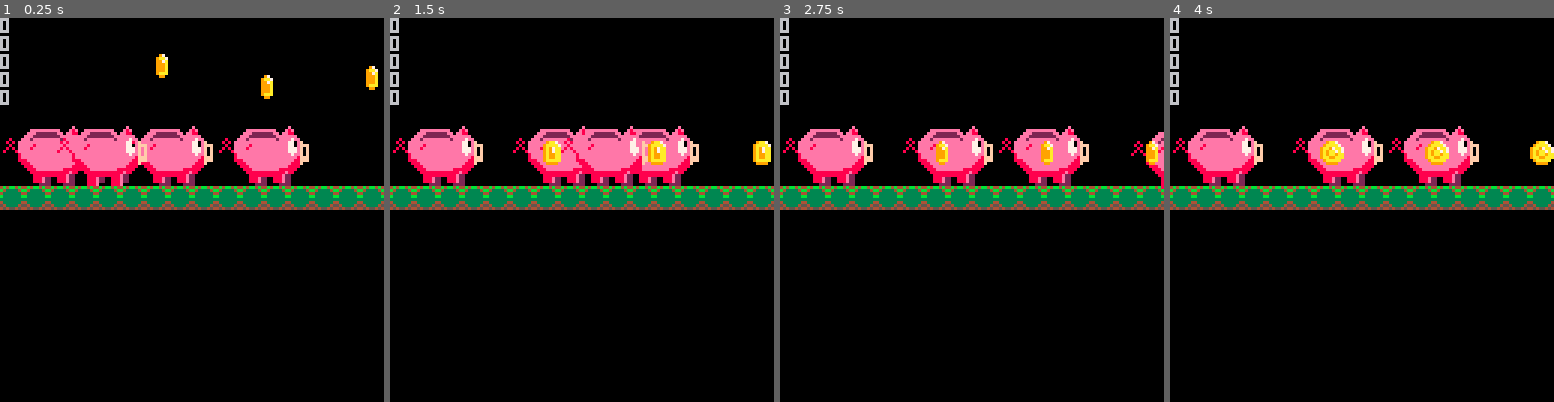
Above: before the commit, frames 1-4 (left to right).
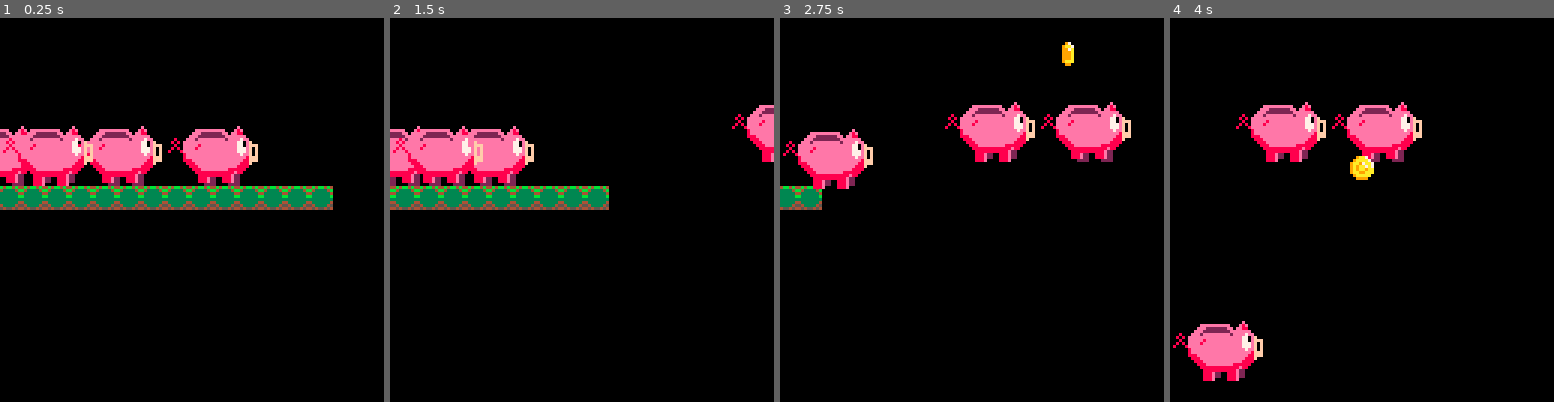
Above: after the commit, the same moments.

Repository: Houzvicka/ld44
Game: PICO-8 cartridge piggy.p8
Same seed, same stepped clock (60 frames per second), same inputs: the game is played once before the commit and once after it.
Inputs:
- Up to frame 1 (0.25 s): no input
- Up to frame 2 (1.5 s): no input
- Up to frame 3 (2.75 s): hold Right 1.6-2.1 s; hold Up 2.15-2.42 s; hold Right from 2.47 s (still down)
- Up to frame 4 (4 s): release Right at 3.03 s; hold Left 3.08-3.58 s

The runs differ from the first frame. In frame 1, 11% of the frame differs, in the area x 0-100%, y 0-50%; in frame 2, 14%; in frame 3, 16%; in frame 4, 20%, in the area x 0-100%, y 0-95%.

Commit message:
coin spawner;

Diff:
--- a/piggy.p8
+++ b/piggy.p8
@@ -5,24 +5,30 @@
 
 function _init()
 	t,fc,fp,s=0,1,1,4 --tick,frame,step
+	expandmap = 0
 	cs={1,2,3,4,5,6}
 	fs={64,68}
  game_over=false
  make_player()
 
- for i=0,4 do
-		newcoin = make_coin(i)
-		add(coins,newcoin)
- end
-
 end
 
 function _update()
 	t=(t+1)%s --tick fwd
+	expandmap=(expandmap+1)%80
  if (t==0)then
   fc=fc%#cs+1
   fp=fp%#fs+1
  end
+
+ if(expandmap == 0) then
+  newcoin = make_coin(player.x)
+		add(coins,newcoin)
+		if(#coins > 10) then
+			del(coins,coins[0])
+		end
+ end
+
  move_player()
  move_coins()
 end
@@ -30,11 +36,13 @@
 function _draw()
  cls()
  map(0, 0, 0, 0, 128, 32)
+ camera(player.x,0)
  draw_player()
  draw_coins()
 end
 -->8
 //player
+can_animate = true
 
 function make_player()
 	player = {}
@@ -47,11 +55,14 @@
 end
 
 function animate_player()
-	player.sprite=fs[fp]
+	if(can_animate) then
+		player.sprite=fs[fp]
+	end
 end
 
 function move_player()
 
+ can_animate = true
  on_ground=false
 	player.dy = gravity*2
 
@@ -78,6 +89,7 @@
  --move player left
  if btn(0) then
    player.x-=1 --left
+   can_animate = false
  end
 
  --move to new position
@@ -117,7 +129,7 @@
 
 function make_coin(pos)
 	local coin = {}
-	coin.x = pos * 35 + 50
+	coin.x = pos + 100
 	coin.y = rnd(20)
 	coin.dy = 1
 	coin.value = 0
